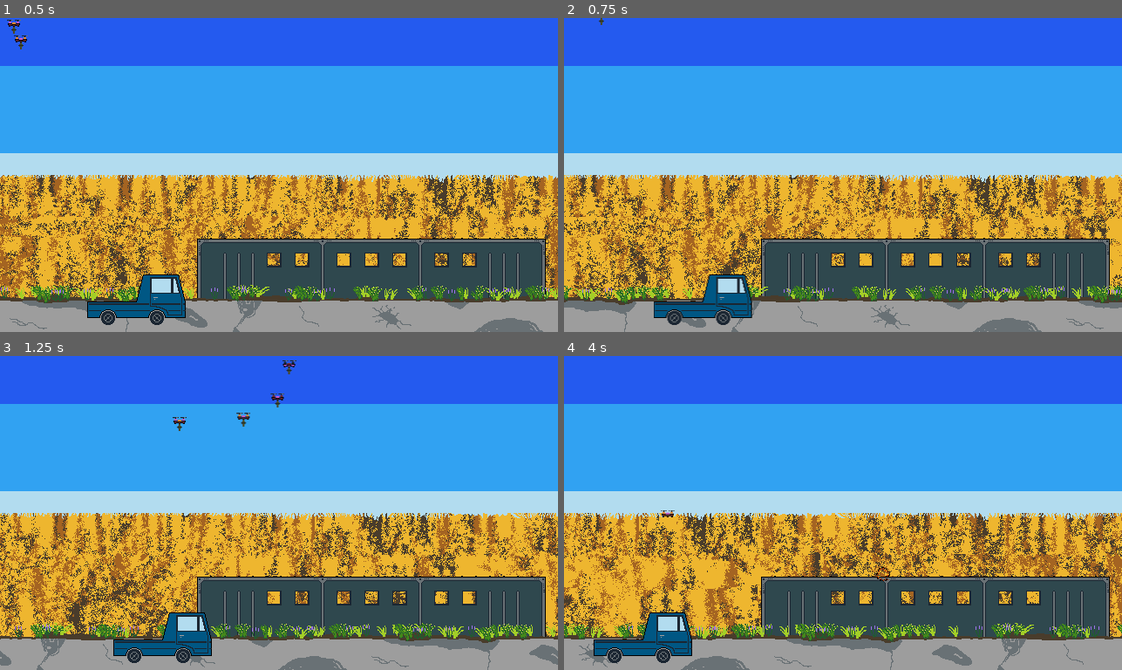
Above: before the commit, frames 1-4 (two rows, left to right).
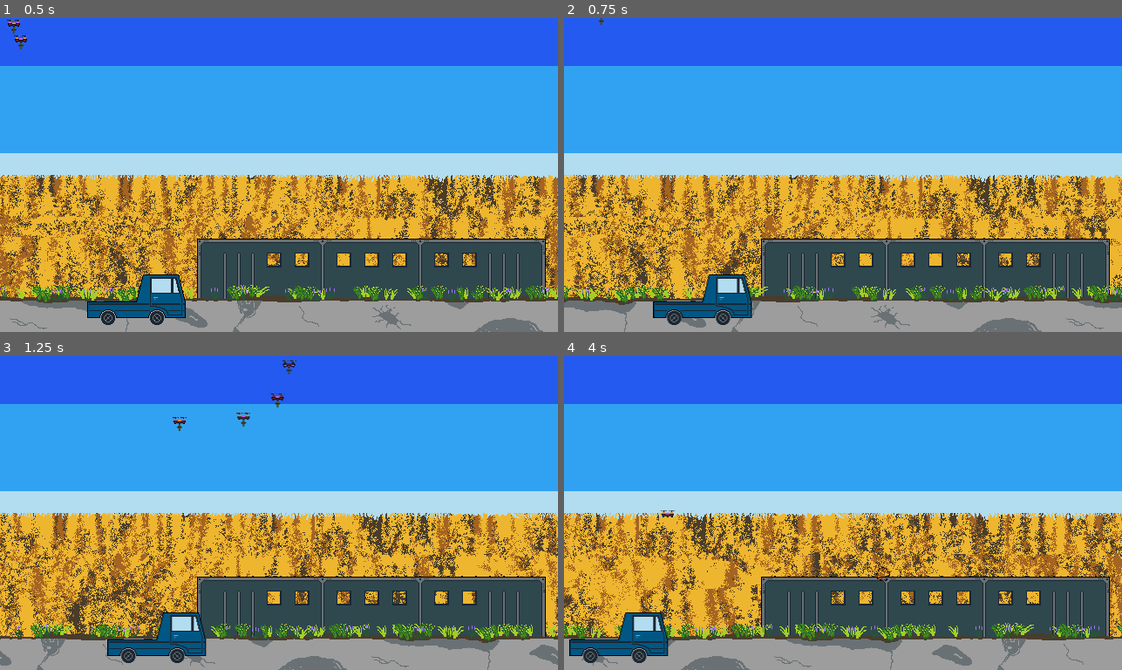
Above: after the commit, the same moments.

Repository: alpacanumerals/Boss-Rush
Game: Godot game, scene res://Main.tscn
The game is run twice, just before and just after one commit, with the same random seed, the same clock (stepped at 60 frames per second) and the same inputs. This scene is started directly instead of the project's main scene.
Inputs (mouse positions are in pixels of both pictures, inside the frame that each line leads up to):
- Up to frame 1 (0.5 s): no input
- Up to frame 2 (0.75 s): tap Enter at 0.5 s; move the mouse to (965, 159) at 0.52 s; hold Right (ui_right) from 0.53 s (still down); tap F at 0.6 s
- Up to frame 3 (1.25 s): keep holding Right (ui_right)
- Up to frame 4 (4 s): move the mouse to (731, 528) at 1.27 s; release Right (ui_right) at 1.28 s; hold Left (ui_left) 1.28-2.03 s; tap F every 0.75 s from 1.35 to 3.6 s; move the mouse to (898, 443) at 2.02 s; hold Right (ui_right) 2.03-3.53 s; move the mouse to (815, 575) at 2.77 s; move the mouse to (1010, 560) at 3.52 s; hold Left (ui_left) from 3.53 s (still down)

Frame 1 is identical in both runs. In frame 2, less than 0.1% of the frame differs, in the area x 15-34%, y 81-96%; in frame 3, 0.8%; in frame 4, 1.8%, in the area x 0-23%, y 81-98%.

Commit message:
Update truck.gd

Diff:
--- a/truck.gd
+++ b/truck.gd
@@ -2,6 +2,7 @@
 
 var accel_f= 2
 var accel_r= 8
+var decel = 4
 var velocity = Vector2()
 
 # Called when the node enters the scene tree for the first time.
@@ -12,13 +13,15 @@
 
 func _physics_process(delta):
     process_movement_input()
-    velocity = move_and_slide(velocity)
+    velocity = move_and_slide(velocity)*0.98
 
 func process_movement_input():
     if Input.is_action_pressed("ui_right"):
         velocity.x += accel_f
     if Input.is_action_pressed("ui_left"):
         velocity.x -= accel_r
-    velocity.x = clamp(velocity.x, -160, 80)
+    #else:
+    #    velocity.x = velocity.x * 0.97
+    velocity.x = clamp(velocity.x, -160, 90)
     #if self.position.x <= 63 or self.position.x >=585:
     #    velocity.x = 0
